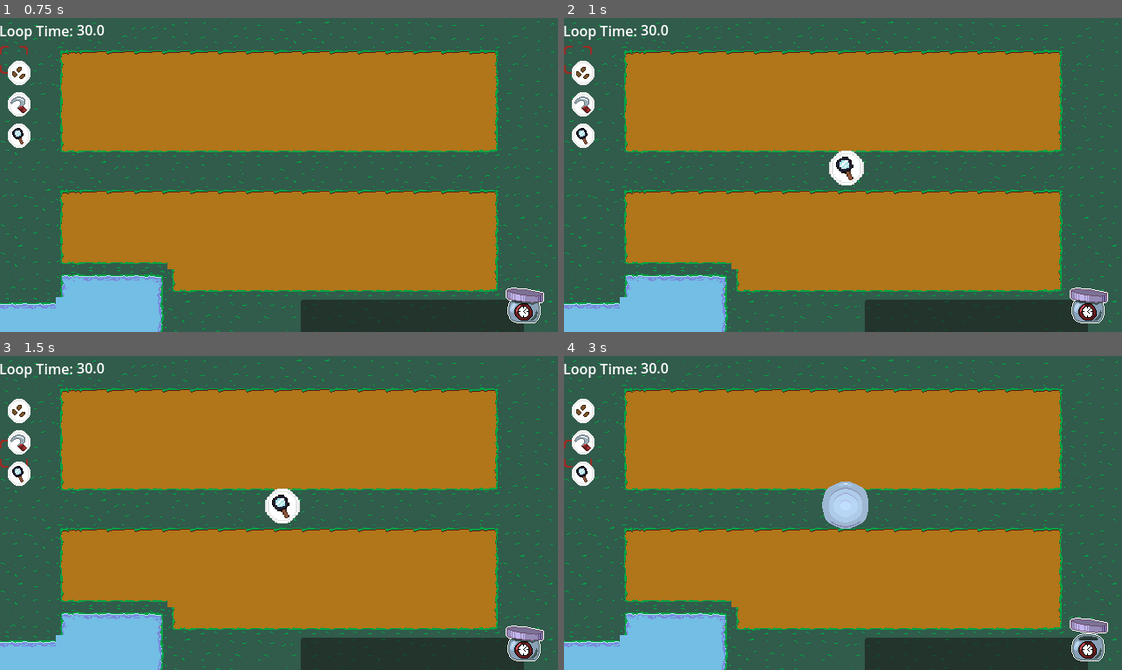
Above: before the commit, frames 1-4 (two rows, left to right).
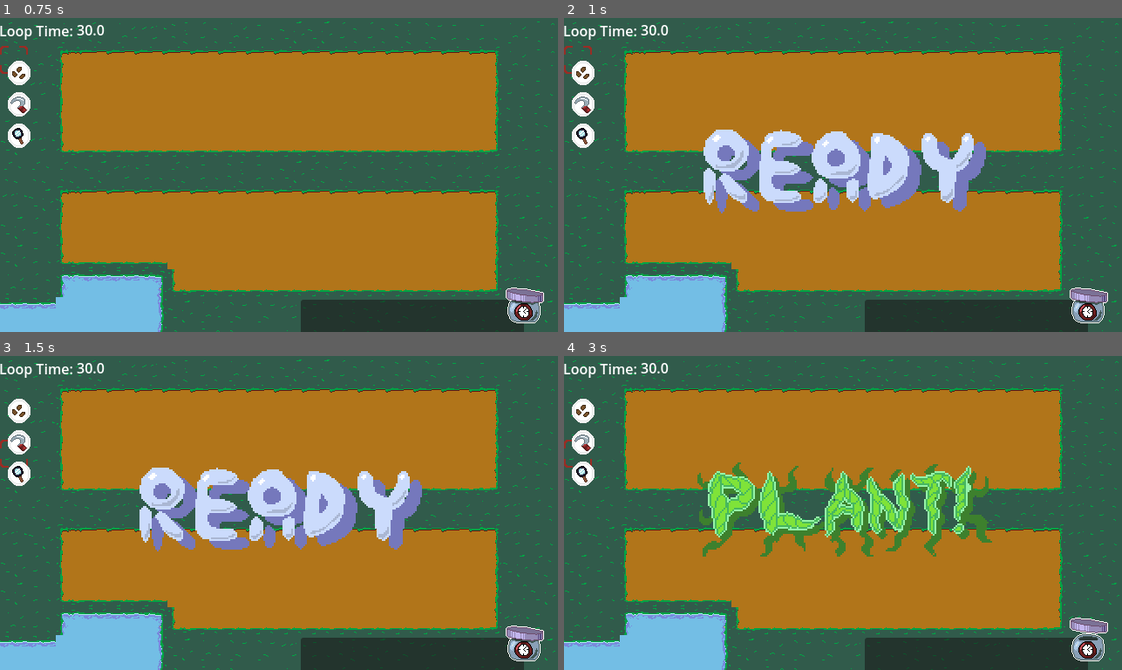
Above: after the commit, the same moments.

Repository: Hyper-Burner/GMTK-Game-Jam-2025
Game: Godot game, scene res://Scenes/main.tscn
Two runs of this game, one before a commit and one after it. Both use one fixed random seed, a clock stepped at 60 frames per second and the inputs below.
Inputs (mouse positions are in pixels of both pictures, inside the frame that each line leads up to):
- Up to frame 1 (0.75 s): click (16, 71) at 0.5 s
- Up to frame 2 (1 s): no input
- Up to frame 3 (1.5 s): click (16, 440) at 1.25 s
- Up to frame 4 (3 s): click (580, 472) at 2 s; click (1088, 635) at 2.75 s

Frame 1 is identical in both runs. In frame 2, 8.9% of the frame differs, in the area x 25-76%, y 35-63%; in frame 3, 8.9%; in frame 4, 7.6%.

Commit message:
Added fonts

Diff:
--- a/Scenes/main.tscn
+++ b/Scenes/main.tscn
@@ -1,14 +1,18 @@
-[gd_scene load_steps=21 format=3 uid="uid://rjuf0oqtkuyo"]
+[gd_scene load_steps=25 format=3 uid="uid://rjuf0oqtkuyo"]
 
 [ext_resource type="PackedScene" uid="uid://brv3pfacurip8" path="res://Scenes/inspect_info.tscn" id="1_8gbba"]
 [ext_resource type="PackedScene" uid="uid://doa0566bfhb2q" path="res://Scenes/tile_map.tscn" id="2_bo1nx"]
 [ext_resource type="PackedScene" uid="uid://5s4n8kmxc8y5" path="res://Scenes/ui.tscn" id="2_kry3j"]
 [ext_resource type="PackedScene" uid="uid://sfrbshm573rc" path="res://Scenes/loop_summary.tscn" id="4_jjvhh"]
+[ext_resource type="FontFile" uid="uid://c2wuaas7w3iob" path="res://TextFiles/static/Quicksand-Bold.ttf" id="5_6iyac"]
 [ext_resource type="Script" uid="uid://whq3hj5mq581" path="res://Scripts/top_row_organizer.gd" id="5_21xkr"]
+[ext_resource type="FontFile" uid="uid://bstup872yi8m4" path="res://TextFiles/static/Quicksand-SemiBold.ttf" id="6_fdnlq"]
 [ext_resource type="Texture2D" uid="uid://bhsxyuowv8u4p" path="res://Textures/Crops.png" id="6_hptm8"]
 [ext_resource type="Script" uid="uid://hhmu8r1x1weg" path="res://Scripts/bottom_row_organizer.gd" id="7_6bp64"]
-[ext_resource type="Texture2D" uid="uid://dkgo5tklxjqfn" path="res://Textures/ui_and_effects.png" id="8_344ge"]
 [ext_resource type="Script" uid="uid://heave3iec1oj" path="res://Scripts/pre_loop.gd" id="8_ynf5e"]
+[ext_resource type="Texture2D" uid="uid://dkm6hywt41irb" path="res://Textures/intro_text1.png" id="11_fdnlq"]
+[ext_resource type="Texture2D" uid="uid://cuqu0cuky53nu" path="res://Textures/intro_text2.png" id="12_jkdf5"]
+[ext_resource type="Texture2D" uid="uid://drcynwq1xx5ng" path="res://Textures/intro_text3.png" id="13_wsu2k"]
 
 [sub_resource type="AtlasTexture" id="AtlasTexture_6iyac"]
 atlas = ExtResource("6_hptm8")
@@ -42,17 +46,17 @@
 atlas = ExtResource("6_hptm8")
 region = Rect2(1248, 20, 32, 44)
 
-[sub_resource type="AtlasTexture" id="AtlasTexture_ynf5e"]
-atlas = ExtResource("8_344ge")
-region = Rect2(163, 34, 26, 28)
-
-[sub_resource type="AtlasTexture" id="AtlasTexture_hptm8"]
-atlas = ExtResource("8_344ge")
-region = Rect2(74, 73.6164, 43.804, 50.1844)
-
-[sub_resource type="AtlasTexture" id="AtlasTexture_d1ilt"]
-atlas = ExtResource("8_344ge")
-region = Rect2(132.996, 69.0422, 53.8486, 54.0079)
+[sub_resource type="AtlasTexture" id="AtlasTexture_hibaj"]
+atlas = ExtResource("11_fdnlq")
+region = Rect2(11, 10, 162, 48)
+
+[sub_resource type="AtlasTexture" id="AtlasTexture_pdsj5"]
+atlas = ExtResource("12_jkdf5")
+region = Rect2(43, 10, 105, 47)
+
+[sub_resource type="AtlasTexture" id="AtlasTexture_ee4r6"]
+atlas = ExtResource("13_wsu2k")
+region = Rect2(7, 8, 169, 54)
 
 [node name="Main" type="Node2D"]
 
@@ -81,7 +85,9 @@
 offset_top = 21.3333
 offset_right = 461.667
 offset_bottom = 71.3333
-theme_override_colors/font_color = Color(0, 0, 0, 1)
+theme_override_colors/font_color = Color(0.373363, 0.787601, 0.633092, 1)
+theme_override_colors/font_shadow_color = Color(0.354913, 0.312184, 0.711008, 1)
+theme_override_fonts/font = ExtResource("5_6iyac")
 theme_override_font_sizes/font_size = 28
 text = "Loop Summary"
 horizontal_alignment = 1
@@ -94,7 +100,8 @@
 offset_top = 58.6667
 offset_right = 187.0
 offset_bottom = 81.6667
-theme_override_colors/font_color = Color(0, 0, 0, 1)
+theme_override_colors/font_color = Color(0.222868, 0.648185, 0.264745, 1)
+theme_override_fonts/font = ExtResource("6_fdnlq")
 text = "Crops harvested"
 metadata/_edit_lock_ = true
 
@@ -252,7 +259,7 @@
 offset_top = 186.667
 offset_right = 227.0
 offset_bottom = 209.667
-theme_override_colors/font_color = Color(0, 0, 0, 1)
+theme_override_colors/font_color = Color(0.223529, 0.701961, 0.835294, 1)
 text = "Seeds in time capsule"
 metadata/_edit_lock_ = true
 
@@ -407,33 +414,37 @@
 [node name="PreLoop" type="Control" parent="."]
 layout_mode = 3
 anchors_preset = 0
-offset_right = 40.0
-offset_bottom = 40.0
+offset_left = -40.0
+offset_top = -8.0
+offset_bottom = 32.0
 script = ExtResource("8_ynf5e")
 
 [node name="Ready" type="TextureRect" parent="PreLoop"]
 layout_mode = 0
-offset_left = 304.0
-offset_top = 152.0
-offset_right = 344.0
-offset_bottom = 192.0
-texture = SubResource("AtlasTexture_ynf5e")
+offset_left = 200.0
+offset_top = 136.0
+offset_right = 362.0
+offset_bottom = 184.0
+scale = Vector2(2, 2)
+texture = SubResource("AtlasTexture_hibaj")
 metadata/_edit_lock_ = true
 
 [node name="Set" type="TextureRect" parent="PreLoop"]
 layout_mode = 0
-offset_left = 304.0
-offset_top = 144.0
-offset_right = 347.0
-offset_bottom = 194.0
-texture = SubResource("AtlasTexture_hptm8")
+offset_left = 240.0
+offset_top = 136.0
+offset_right = 345.0
+offset_bottom = 186.0
+scale = Vector2(2, 2)
+texture = SubResource("AtlasTexture_pdsj5")
 metadata/_edit_lock_ = true
 
 [node name="Plant" type="TextureRect" parent="PreLoop"]
 layout_mode = 0
-offset_left = 296.0
-offset_top = 144.0
-offset_right = 349.0
-offset_bottom = 198.0
-texture = SubResource("AtlasTexture_d1ilt")
-metadata/_edit_lock_ = true
+offset_left = 193.0
+offset_top = 130.0
+offset_right = 362.0
+offset_bottom = 184.0
+scale = Vector2(2, 2)
+texture = SubResource("AtlasTexture_ee4r6")
+metadata/_edit_lock_ = true
Binary file added: TextFiles/static/Quicksand-Bold.ttf
Not shown, added: TextFiles/static/Quicksand-Bold.ttf.import
Binary file added: TextFiles/static/Quicksand-Light.ttf
Not shown, added: TextFiles/static/Quicksand-Light.ttf.import
Binary file added: TextFiles/static/Quicksand-Medium.ttf
Not shown, added: TextFiles/static/Quicksand-Medium.ttf.import
Binary file added: TextFiles/static/Quicksand-Regular.ttf
Not shown, added: TextFiles/static/Quicksand-Regular.ttf.import
Binary file added: TextFiles/static/Quicksand-SemiBold.ttf
Not shown, added: TextFiles/static/Quicksand-SemiBold.ttf.import
Binary file added: Textures/intro_text1.png
Not shown, added: Textures/intro_text1.png.import
(and 4 more such lines)
